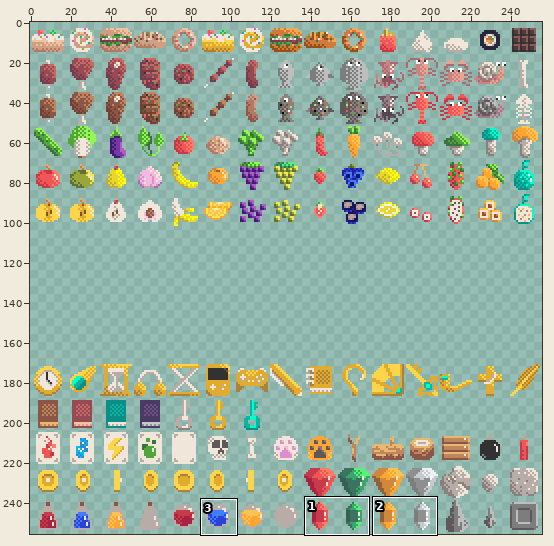
Edited in one commit: sprite sheet (Assets/Yaya/Artwork/Texture/Item.png). The first picture is a wide view before the edit; the outline marks the close-up.
Close-up. Earlier state:
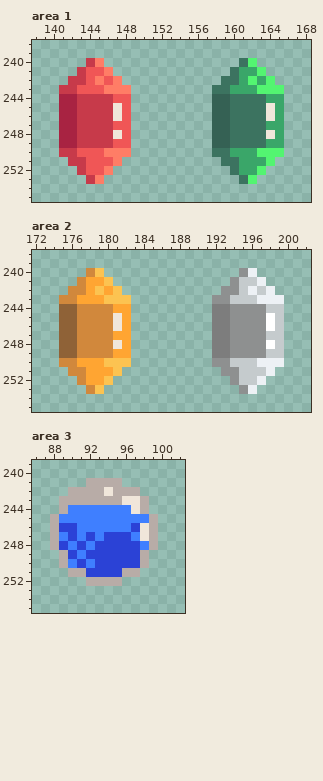
The file is 256x256 pixels. Colours within 5 levels of each other are drawn and written as one. Shown: area 1: x 138..168, y 238..255; area 2: x 172..202, y 238..255; area 3: x 86..102, y 239..255. The commit also changed other parts of the picture, which this record leaves out.
Now the later version:
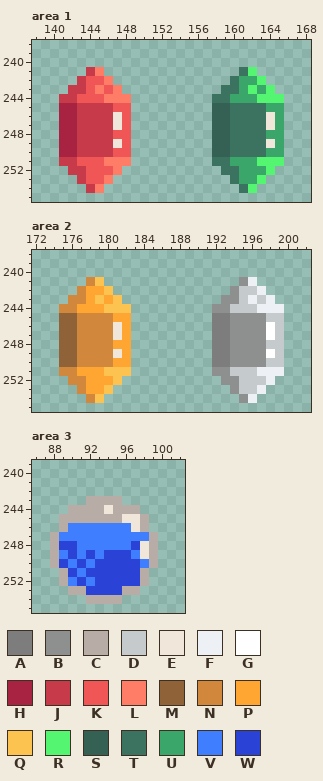
Palette (. is transparent): A #7d7d7d  B #8e9090  C #b8aca7  D #c5cbcd  E #f0e6da  F #edf1f5  G #ffffff  H #a82342  J #c73a4a  K #f05656  L #ff7d66  M #8f6237  N #d1883c  P #ffa532  Q #fcc351  R #53f571  S #356154  T #3c7360  U #3aa669  V #3f7fff  W #2b42d6
From old to new:
Changed rows in their new state; - is an unchanged pixel.
Area 1:
first column x 141:
240 ---..---------------..---
241 --.JL.-------------.TR.--
242 -.--KL.-----------.--UR.-
243 .-J-LK-.---------.-T-RU-.
244 JJKKKLLL---------TTUUURRR
245 ------K----------------U-
247 ------E----------------E-
248 ------K----------------U-
249 ------E----------------E-
250 HHJJJJKK---------SSTTTTUU
251 J-K--L-L---------T-U--R-R
252 -J---KL-----------T---UR-
253 --JKKL-------------TUUR--
254 ---JL---------------TR---
Area 2:
first column x 175:
240 ---..---------------..---
241 --.NQ.-------------.BF.--
242 -.--PQ.-----------.--DF.-
243 .-N-QP-.---------.-B-FD-.
244 NNPPPQQQ---------BBDDDFFF
245 ------P----------------D-
247 ------E----------------G-
248 ------P----------------D-
249 ------E----------------G-
250 MMNNNNPP---------AABBBBDD
251 N-P--Q-Q---------B-D--F-F
252 -N---PQ-----------B---DF-
253 --NPPQ-------------BDDF--
254 ---NQ---------------BF---
Area 3:
first column x 88:
241 ----....----
242 --........--
243 -...----...-
244 -.CCCCECCC.-
245 .CCCCCCCEEC.
246 .CV------EC.
247 --V-V-VVV-V-
248 --WV-VVVV-E-
249 CV---V---VEC
250 CW--------VC
251 -CWV----WWC-
252 -CVWVWWWWWC-
253 --CCWWWWCC--
254 ----CCCC----
Changed places in both close-ups, as pixel boxes (x1, y1, x2, y2):
changed: (59, 58, 131, 193)
changed: (212, 58, 284, 193)
changed: (59, 268, 131, 403)
changed: (212, 268, 284, 403)
changed: (50, 478, 158, 604)
